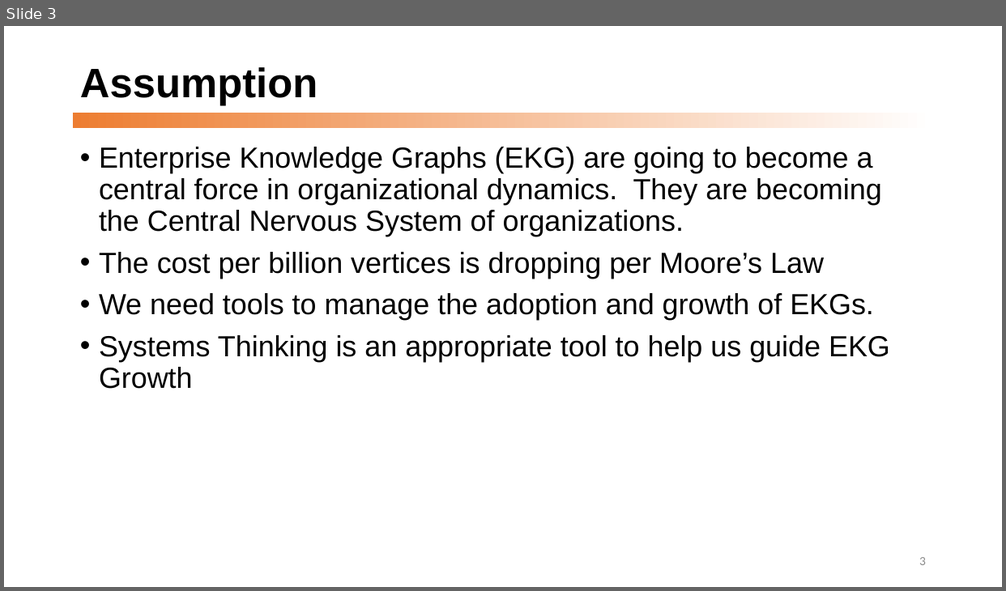
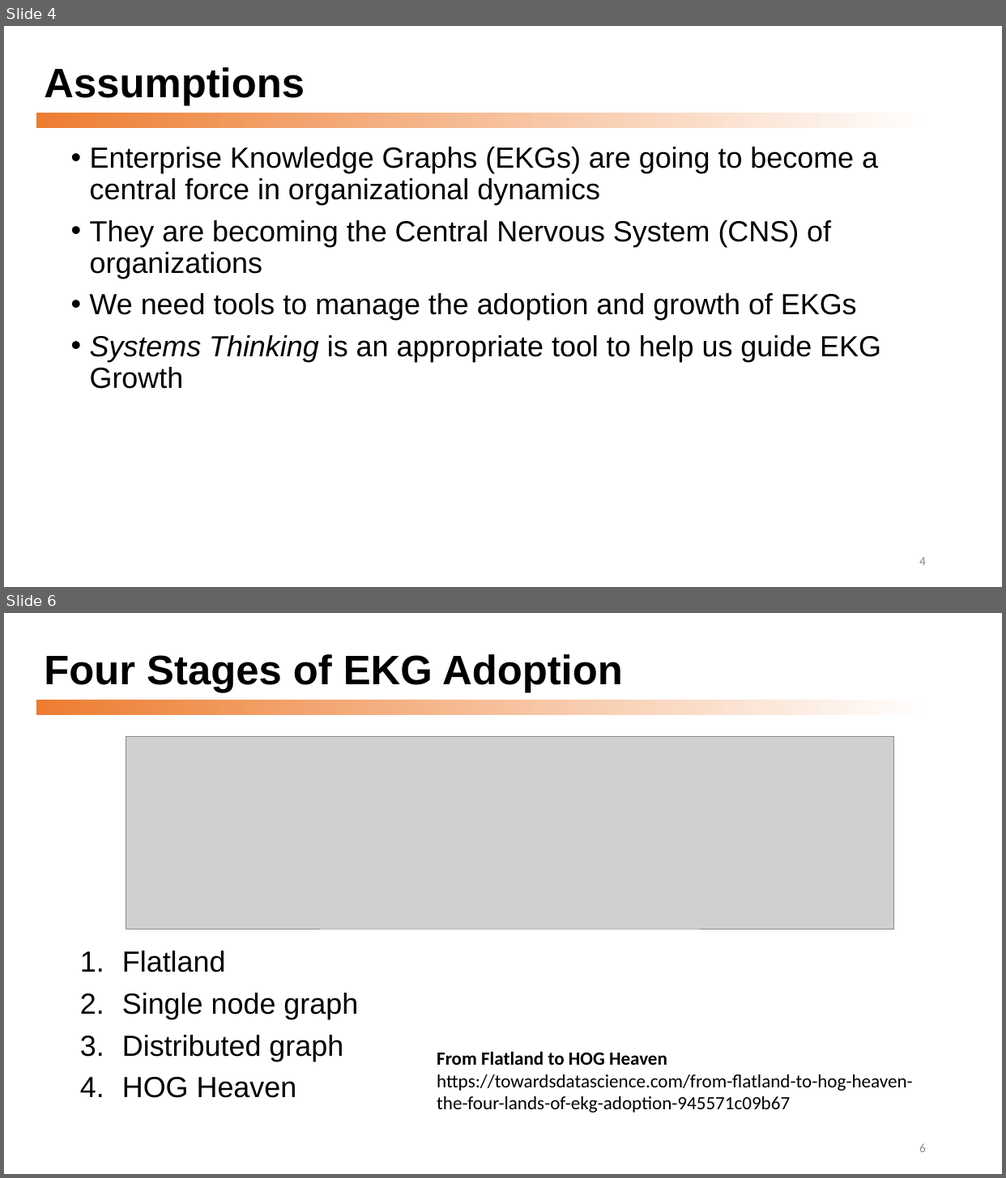
Before and after one commit to dmccreary/graph-systems-thinking, a slide deck: docs/presentations/Graph-Systems-Thinking-Half-Day-Workshop.pptx. Shown one above the other, each under a label of ours: slide 3 before the commit, slides 4 and 6 after it; the slides between them are not shown. The pictures are 1006x591 and 1006x1178 pixels, drawn with LibreOffice and Linux fonts; fonts in the diff are those of the drawing; grey boxes stand for pictures. Boxes give left, top, right and bottom in pixels: in the first picture for what was removed or moved away, otherwise in the second. Text is boxed around its words. In the diff, an @@ line names an element or a change of style, - is before the commit and + after.

```diff
--- a/docs/presentations/Graph-Systems-Thinking-Half-Day-Workshop.pptx
+++ b/docs/presentations/Graph-Systems-Thinking-Half-Day-Workshop.pptx
@@ slide 6 added at (4,613,1002,1174), background #FFFFFF; not listed: 1 template element that a slide beside it also shows @@
@@ title added at (44,654,623,692), 39.6 pt, text #000000, bold @@
+Four Stages of EKG Adoption
@@ picture added at (126,736,894,929) @@
@@ text added at (122,951,358,1098), 28 pt, text #000000 @@
+1. Flatland
+2. Single node graph
+3. Distributed graph
+4. HOG Heaven
@@ text added at (437,1051,913,1113), 18 pt, text #000000 @@
+From Flatland to HOG Heaven
+https://towardsdatascience.com/from-flatland-to-hog-heaven-the-four-lands-of-ekg-adoption-945571c09b67
@@ page number added at (919,1144,926,1152), 12 pt, text #8C8C8C @@
+6
@@ what was slide 3 is now slide 4 @@
@@ slide 4 changed as well @@
@@ title at (44,67,305,105): text changed @@
-Assumption
+Assumptions
@@ rectangle: place and size @@
-rectangle at (73,113,934,128)
+rectangle at (36,113,933,128)
@@ text "Enterprise Knowledge Graphs (EKGs) are ...": place and size @@
-text "Enterprise Knowledge Graphs (EKGs) are ..." at (99,147,890,389)
+text "Enterprise Knowledge Graphs (EKGs) are ..." at (90,147,881,389)
@@ text at (90,147,878,320): text changed @@
-• Enterprise Knowledge Graphs (EKG) are going to become a central force in organizational dynamics. They are becoming the Central Nervous System of organizations.
-• The cost per billion vertices is dropping per Moore’s Law
-• We need tools to manage the adoption and growth of EKGs.
+• Enterprise Knowledge Graphs (EKGs) are going to become a central force in organizational dynamics
+• They are becoming the Central Nervous System (CNS) of organizations
+• We need tools to manage the adoption and growth of EKGs
@@ text at (90,335,881,389): italic on in "Systems Thinking" @@
@@ page number at (919,557,926,565): text changed @@
-3
+4
```
Also in this commit, not shown: 13 other slides changed, 5 other slides added, 1 other file.
